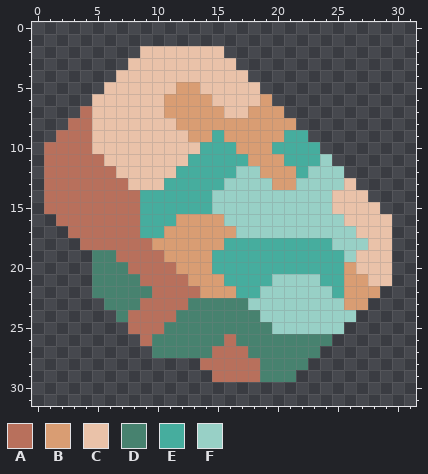
File history of a pixel-art sprite, assets/sprites/items/rusty-copper.png. Above: the version before the commit.
The file is 32x32 pixels.
Palette (. is transparent): A #b8705c  B #d99d73  C #eac2a9  D #47826f  E #46ad9e  F #98d0c6
Pixels before, first column x 1:
 2 ........CCCCCCC..............
 3 .......CCCCCCCCC.............
 4 ......CCCCCCCCCCC............
 5 .....CCCCCCBBCCCCC...........
 6 ....CCCCCCBBBBCCCCB..........
 7 ...ACCCCCCBBBBBCCBBB.........
 8 ..AACCCCCCCBBBBBBBBBB........
 9 .AAACCCCCCCCBBEBBBBBEE.......
10 AAAACCCCCCCCCEEEBBBEEEE......
11 AAAAACCCCCCCEEEEEBBBEEEF.....
12 AAAAAACCCCCEEEEEFFBBBEFFF....
13 AAAAAAACCCEEEEEFFFFBBFFFFC...
14 AAAAAAAAEEEEEEFFFFFFFFFFCCC..
15 AAAAAAAAEEEEEEFFFFFFFFFFCCCC.
16 .AAAAAAAEEEBBBBFFFFFFFFFFCCCC
17 ..AAAAAAEEBBBBBBFFFFFFFFFFCCC
18 ...AAAAAABBBBBBEEEEEEEEEFFFCC
19 ....DDAAAABBBBEEEEEEEEEEEFCCC
20 ....DDDAAAABBBEEEEEEEEEEEBCCC
21 ....DDDDAAAABBBEEEEFFFFEEBBCC
22 ....DDDDDAAAABBBEEFFFFFFEBBB.
23 .....DDDAAAADDDDDFFFFFFFFBB..
24 ......DAAAADDDDDDDFFFFFFFF...
25 .......AAADDDDDDDDDFFFFFF....
26 ........ADDDDDDADDDDDDDD.....
27 .........DDDDDAAADDDDDD......
28 .............AAAAADDDD.......
29 ..............AAAADDD........
The same view after the edit:
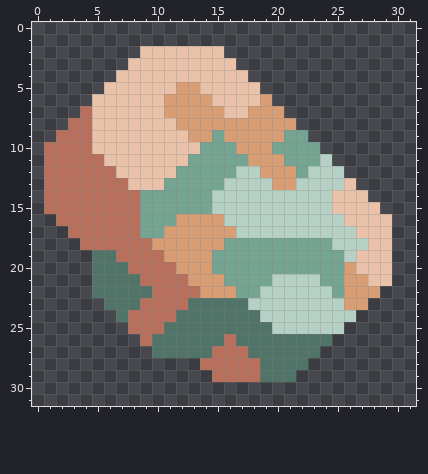
The edit:
colour D: #47826f -> #507467
colour E: #46ad9e -> #74a492
colour F: #98d0c6 -> #b5d0c4
Pixel boxes of the changes (left, top, right, bottom) in both pictures:
changed: (92, 130, 368, 382)
